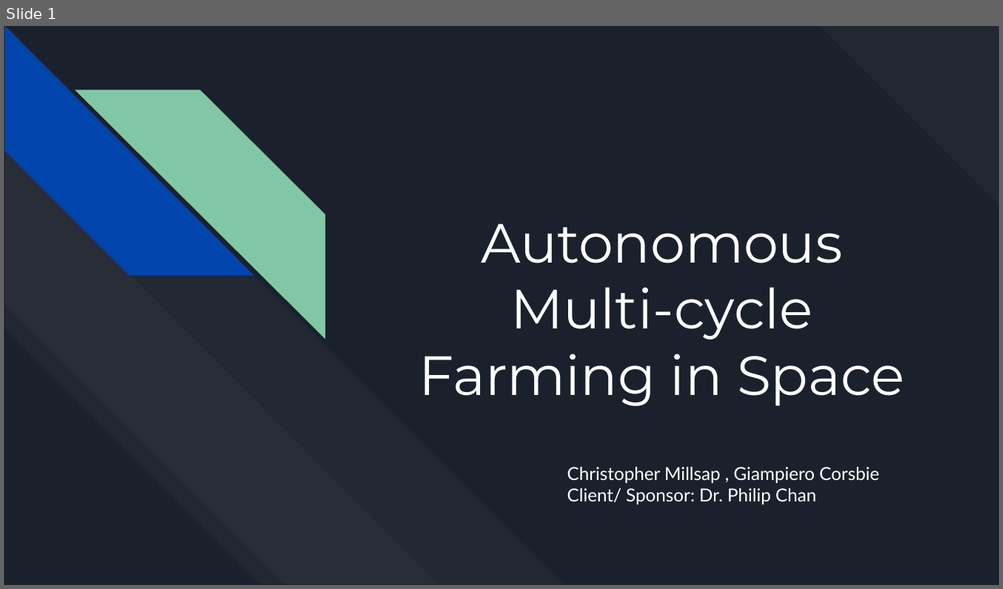
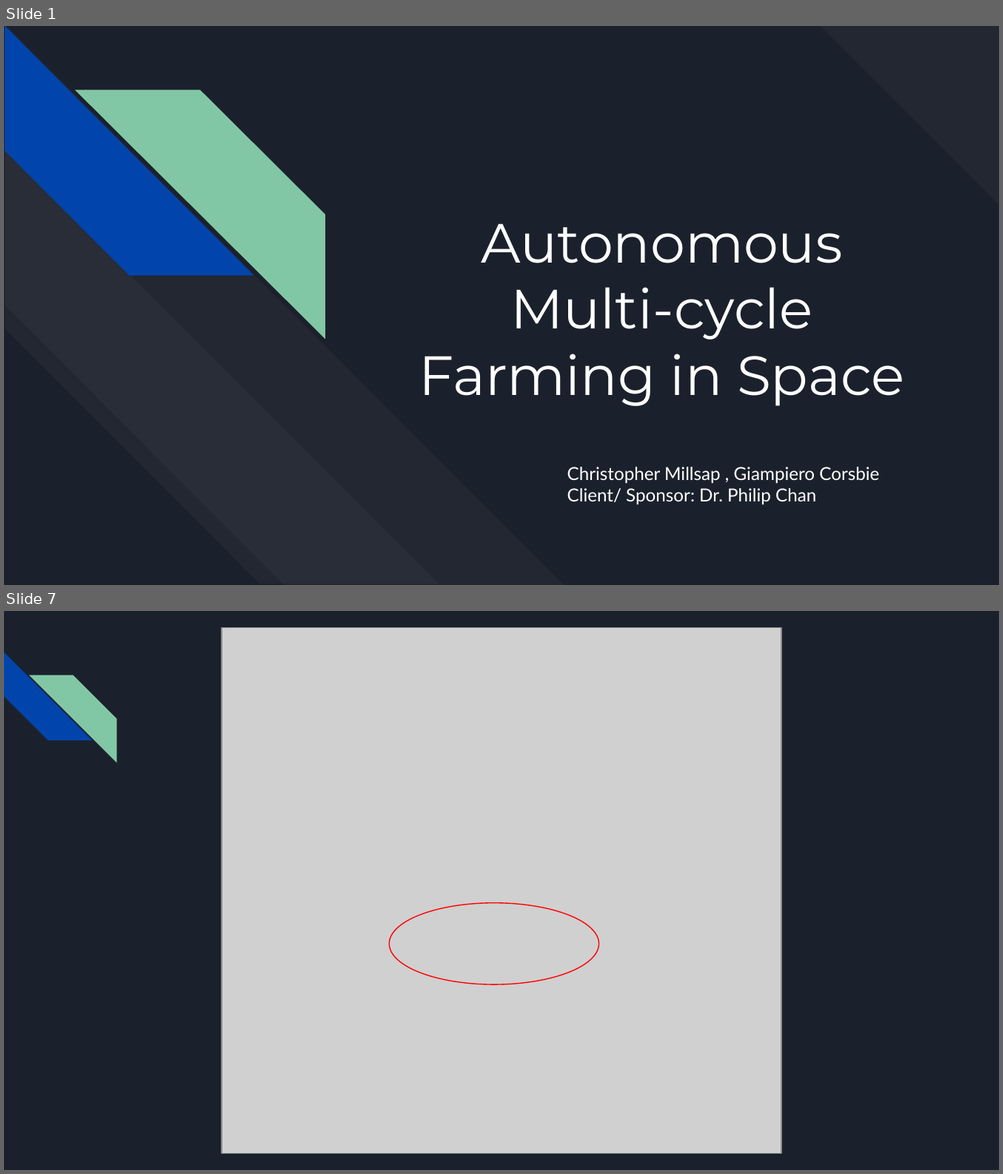
Before and after one commit to killsap/automated-multi-cycle-farming-in-space-website, a slide deck: docs/Milestone6Presentation.pptx. Shown one above the other, each under a label of ours: slide 1 before the commit, slides 1 and 7 after it; the slides between them are not shown. The pictures are 1003x589 and 1003x1174 pixels, drawn with LibreOffice and Linux fonts; fonts in the diff are those of the drawing; grey boxes stand for pictures. Boxes give left, top, right and bottom in pixels: in the first picture for what was removed or moved away, otherwise in the second. Text is boxed around its words. In the diff, an @@ line names an element or a change of style, - is before the commit and + after.

```diff
--- a/docs/Milestone6Presentation.pptx
+++ b/docs/Milestone6Presentation.pptx
@@ slide 7 added at [4,611,999,1170], background #1B212C @@
@@ picture added at [222,628,782,1154] @@
@@ diag stripe added at [4,652,91,741], fill #0145AC @@
@@ diag stripe added at [29,675,116,762], fill #82C7A5 @@
@@ ellipse added at [389,903,599,985], outline #FF0000 0.75 pt @@
```
Also in this commit, not shown: 2 slides changed, 14 other slides added, 6 slides removed.
